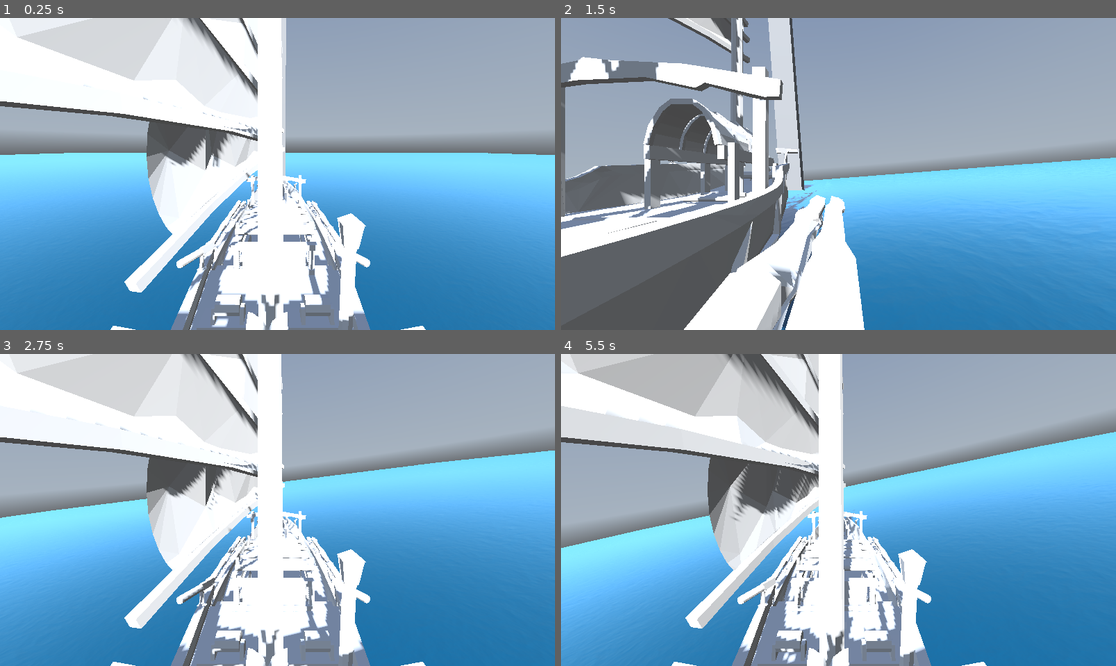
Above: before the commit, frames 1-4 (two rows, left to right).
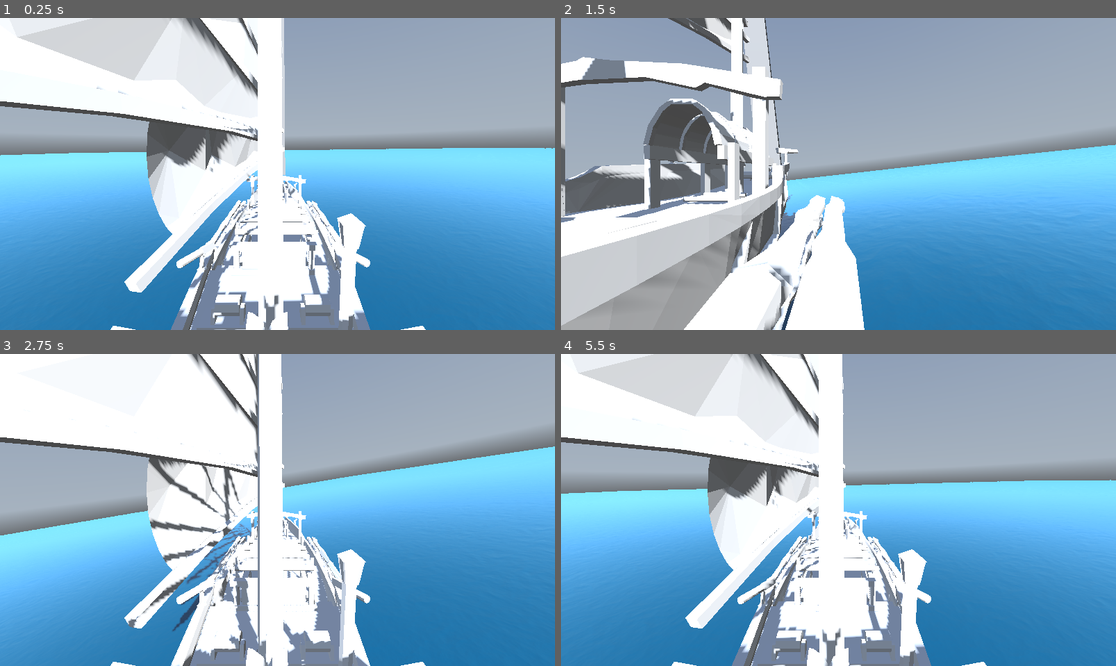
Above: after the commit, the same moments.

Repository: WCElijah/13DTG-GameDevelopment
Game: Godot game, scene res://scenes/main.tscn
Two runs of this game, one before a commit and one after it. Both use one fixed random seed, a clock stepped at 60 frames per second and the inputs below. A sky picture missing from this copy of the repository is replaced by a grey-blue gradient.
Inputs:
- Up to frame 1 (0.25 s): no input
- Up to frame 2 (1.5 s): tap Enter (ui_accept) at 0.5, 0.77 s; hold D (right) 0.53-1.28 s; hold S (back) from 1.28 s (still down)
- Up to frame 3 (2.75 s): tap Enter (ui_accept) at 1.52 s; release S (back) at 2.03 s; hold D (right) from 2.03 s (still down)
- Up to frame 4 (5.5 s): release D (right) at 2.78 s; hold W (forward) 2.78-3.53 s; tap Enter (ui_accept) at 3.02, 3.77, 4.52 s; hold A (left) 3.53-5.03 s; hold S (back) from 5.03 s (still down)

The runs differ from the first frame. In frame 1, 2.3% of the frame differs, in the area x 0-100%, y 0-100%; in frame 2, 21%; in frame 3, 16%; in frame 4, 42%.

Commit message:
working 3d movement for the ship

Diff:
--- a/Scripts/cube.gd
+++ b/Scripts/cube.gd
@@ -34,15 +34,16 @@
 
 
 func _physics_process(delta: float) -> void:
-	var input_x = Input.get_axis("left", "right")
-	var input_z = Input.get_axis("forward", "back")
-	input_dir = Vector3(input_x, 0, input_z).normalized()
-	#if input_dir != Vector3.ZERO:
-		#last_direction = input_dir
-		##$Pivot.basis = Basis.looking_at(input_dir)
+	# movement
+	if Input.is_action_pressed("left"):
+		apply_torque(acceleration * mass * Vector3.UP)
+	if Input.is_action_pressed("right"):
+		apply_torque(acceleration * mass * Vector3.DOWN)
 
-	#rotation.y = lerp_angle(rotation.y, atan2(-last_direction.x, -last_direction.z), delta * rotation_speed)
+	if Input.is_action_pressed("forward"):
+		apply_force(acceleration * mass * global_transform.basis.x)
 
+	# boyouancy effect
 	submerged = false
 	for probe in probes:
 		var depth = water.get_height(probe.global_position) - probe.global_position.y
@@ -50,18 +51,8 @@
 			submerged = true
 			apply_force(Vector3.UP * float_force * gravity * depth, probe.global_position - global_position)
 
-	#look_at(input_dir)
-
 
 func _integrate_forces(state: PhysicsDirectBodyState3D) -> void:
 	if submerged:
 		state.linear_velocity *= 1 - water_drag
 		state.angular_velocity *= 1 - water_angular_drag
-
-	var target_velocity = input_dir * move_speed
-	target_velocity.y = state.linear_velocity.y  # inehreint y velocity from previous
-
-	var velocity_diff = target_velocity - state.linear_velocity
-	var force_to_apply = velocity_diff * acceleration
-
-	apply_force(force_to_apply)
--- a/Scripts/main.gd
+++ b/Scripts/main.gd
@@ -1 +1,5 @@
 extends Node3D
+
+
+func _physics_process(delta: float) -> void:
+	pass
--- a/scenes/Ships/originalTestShip.tscn
+++ b/scenes/Ships/originalTestShip.tscn
@@ -9,7 +9,9 @@
 
 [node name="Ship" type="RigidBody3D" unique_id=232953914]
 transform = Transform3D(-4.371139e-08, 0, 1, 0, 1, 0, -1, 0, -4.371139e-08, 0, 0, 0)
+mass = 1000.0
 script = ExtResource("1_7pk0i")
+float_force = 800.0
 
 [node name="CollisionShape3D" type="CollisionShape3D" parent="." unique_id=1178788028]
 transform = Transform3D(-1.3113416e-07, -3, 0, 3, -1.3113416e-07, 0, 0, 0, 3, -0.5309448, 0.01181221, 8.881784e-15)
--- a/scenes/main.tscn
+++ b/scenes/main.tscn
@@ -7,7 +7,7 @@
 [ext_resource type="Texture2D" uid="uid://ddtthle642acf" path="res://Assets/Shaders/YtNormalB.tres" id="3_o6xl0"]
 [ext_resource type="Texture2D" uid="uid://di74gmtu0dp75" path="res://Assets/Shaders/yt_wave_bouyancy.tres" id="4_tipki"]
 [ext_resource type="Texture2D" uid="uid://bri08lg01bho3" path="res://Assets/Paranoma/kloppenheim_06_puresky_4k.exr" id="7_o6xl0"]
-[ext_resource type="PackedScene" uid="uid://bb0tv78eyi2ek" path="res://Scenes/Ships/originalTestShip.tscn" id="7_tipki"]
+[ext_resource type="PackedScene" uid="uid://bb0tv78eyi2ek" path="res://scenes/Ships/originalTestShip.tscn" id="7_tipki"]
 
 [sub_resource type="ShaderMaterial" id="ShaderMaterial_0wfyh"]
 render_priority = 0
@@ -72,12 +72,7 @@
 [node name="WorldEnvironment" type="WorldEnvironment" parent="." unique_id=691040596]
 environment = SubResource("Environment_choun")
 
-[node name="Cube" parent="." unique_id=232953914 instance=ExtResource("7_tipki")]
-transform = Transform3D(-4.371139e-08, 0, 1, 0, 1, 0, -1, 0, -4.371139e-08, 0, 6.18202, 0)
-mass = 1000.0
-float_force = 800.0
-
-[node name="POI" type="Node" parent="." unique_id=134698378]
+[node name="POI" type="Node3D" parent="." unique_id=2054701369]
 
 [node name="StaticBody3D" type="StaticBody3D" parent="POI" unique_id=1318152490]
 transform = Transform3D(1, 0, 0, 0, 1, 0, 0, 0, 1, 0, 9.058069, -50.387253)
@@ -87,3 +82,5 @@
 
 [node name="CollisionShape3D" type="CollisionShape3D" parent="POI/StaticBody3D" unique_id=1098404145]
 shape = SubResource("BoxShape3D_ynf5e")
+
+[node name="Ship" parent="." unique_id=232953914 instance=ExtResource("7_tipki")]
